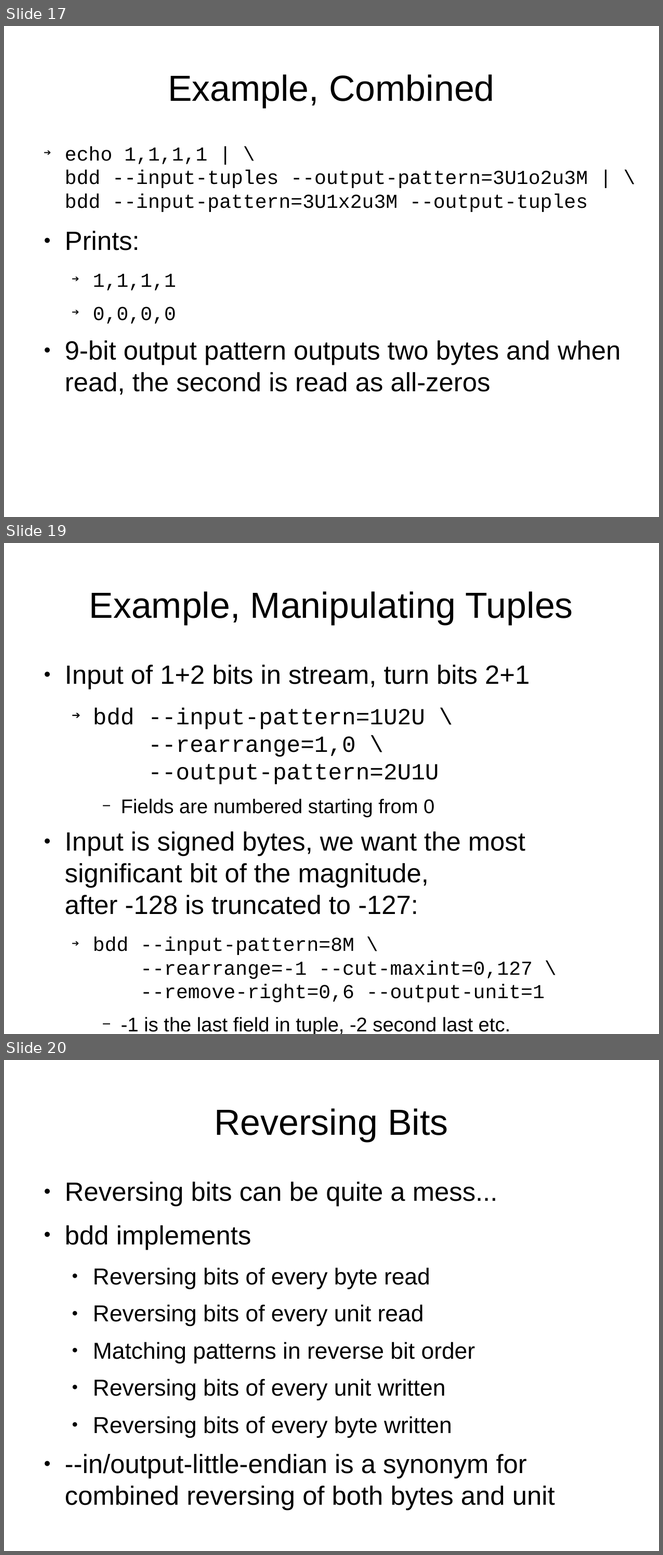
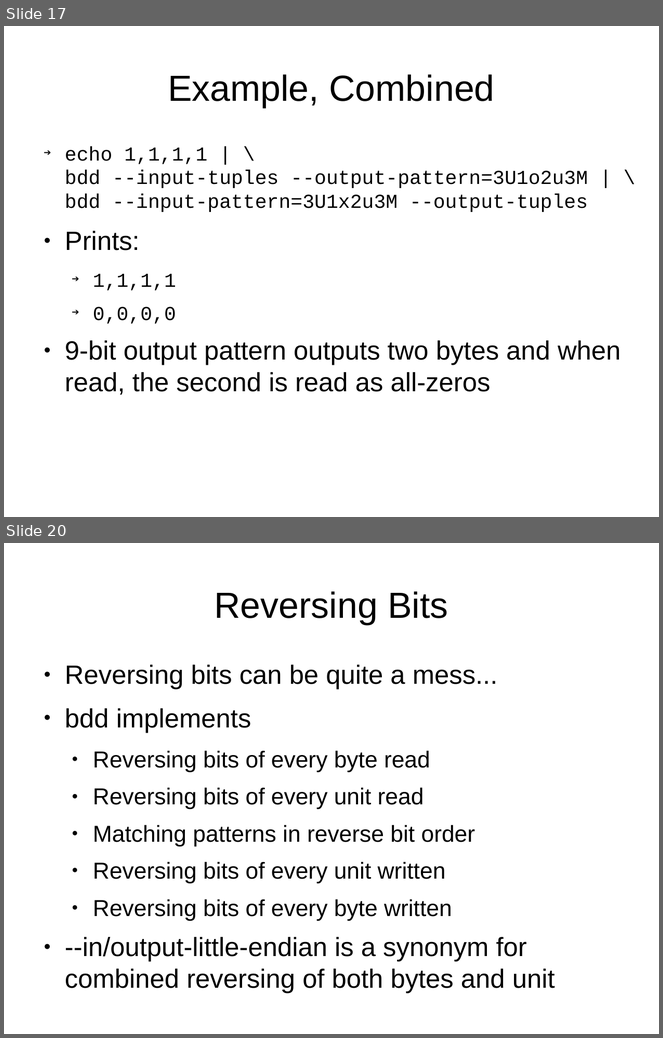
Before and after one commit to e-t-u/bdd, a slide deck: docs/Presentation.odp. Shown one above the other, each under a label of ours: slides 17, 19 and 20 before the commit, slides 17 and 20 after it; the slides between them are not shown. The pictures are 663x1555 and 663x1038 pixels, drawn with LibreOffice and Linux fonts; fonts in the diff are those of the drawing. Boxes give left, top, right and bottom in pixels: in the first picture for what was removed or moved away, otherwise in the second. Text is boxed around its words. In the diff, an @@ line names an element or a change of style, - is before the commit and + after.

```diff
--- a/docs/Presentation.odp
+++ b/docs/Presentation.odp
@@ slide 19 removed at (4,543,659,1034), background #FFFFFF @@
@@ title removed at (89,591,573,625) @@
-Example, Manipulating Tuples
@@ text removed at (65,665,545,1034) @@
-● Input of 1+2 bits in stream, turn bits 2+1
-  ➔ bdd --input-pattern=1U2U \
-    --rearrange=1,0 \
-    --output-pattern=2U1U
-    − Fields are numbered starting from 0
-● Input is signed bytes, we want the most significant bit of the magnitude,
-  after -128 is truncated to -127:
-  ➔ bdd --input-pattern=8M \
-    --rearrange=-1 --cut-maxint=0,127 \
-    --remove-right=0,6 --output-unit=1
-    − -1 is the last field in tuple, -2 second last etc.
-  ● Options are executed in the specified order
```
Also in this commit, not shown: 9 slides changed, 5 slides added, 1 other slide removed, 2 other files.
